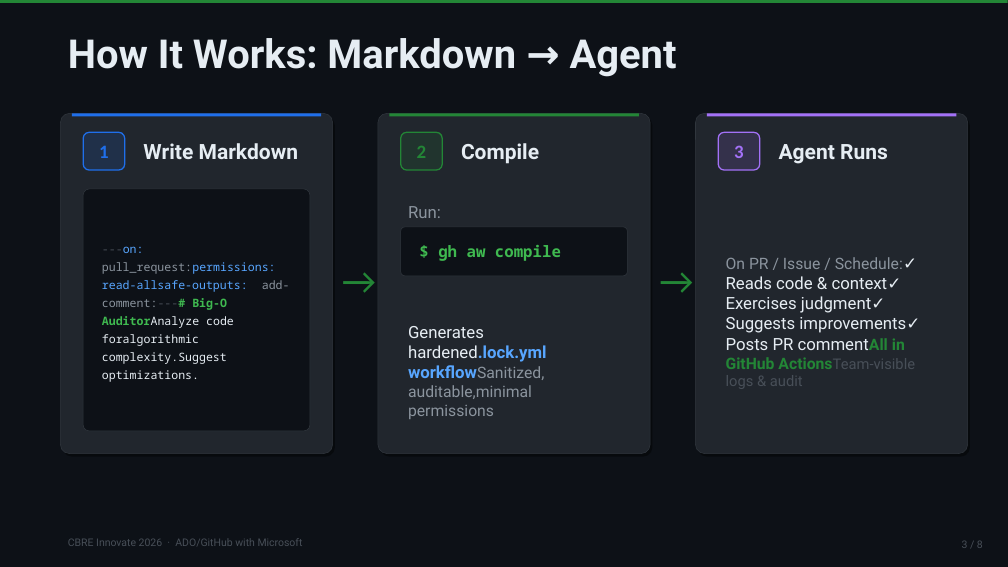
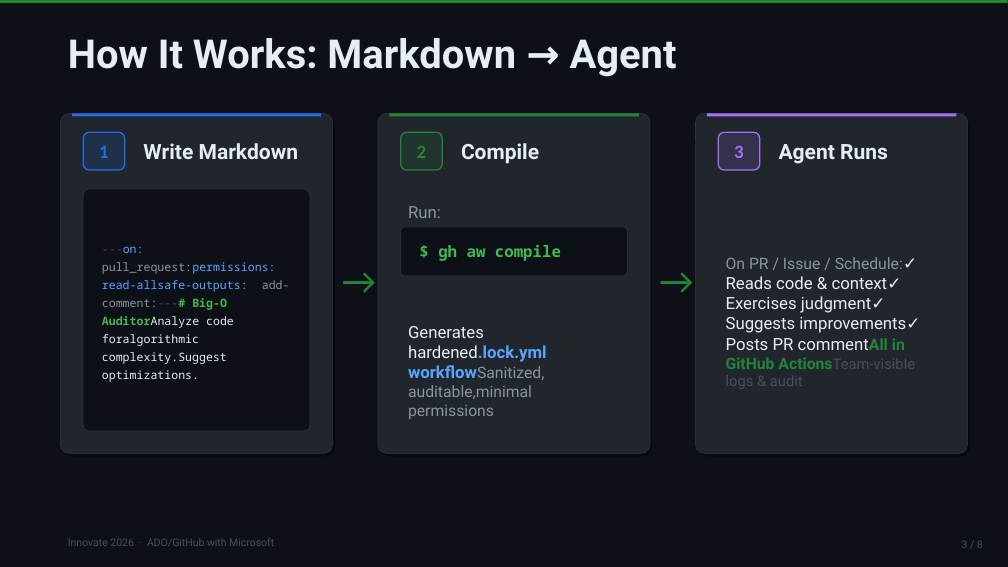
Before and after one commit to lenvolk/gh-aw-dryrun, a slide deck: slide 3 of Innovate2026-AgenticWorkflows.pptx. Drawn at 1008x567 pixels with LibreOffice and Linux fonts; fonts in the diff are those of the drawing. Boxes give left, top, right and bottom in pixels: in the first picture for what was removed or moved away, otherwise in the second. Text is boxed around its words. In the diff, an @@ line names an element or a change of style, - is before the commit and + after.

```diff
--- a/Innovate2026-AgenticWorkflows.pptx
+++ b/Innovate2026-AgenticWorkflows.pptx
@@ text at (68,538,274,546): text changed @@
-CBRE Innovate 2026 · ADO/GitHub with Microsoft
+Innovate 2026 · ADO/GitHub with Microsoft
```
Also in this commit, not shown: 5 other slides changed.
